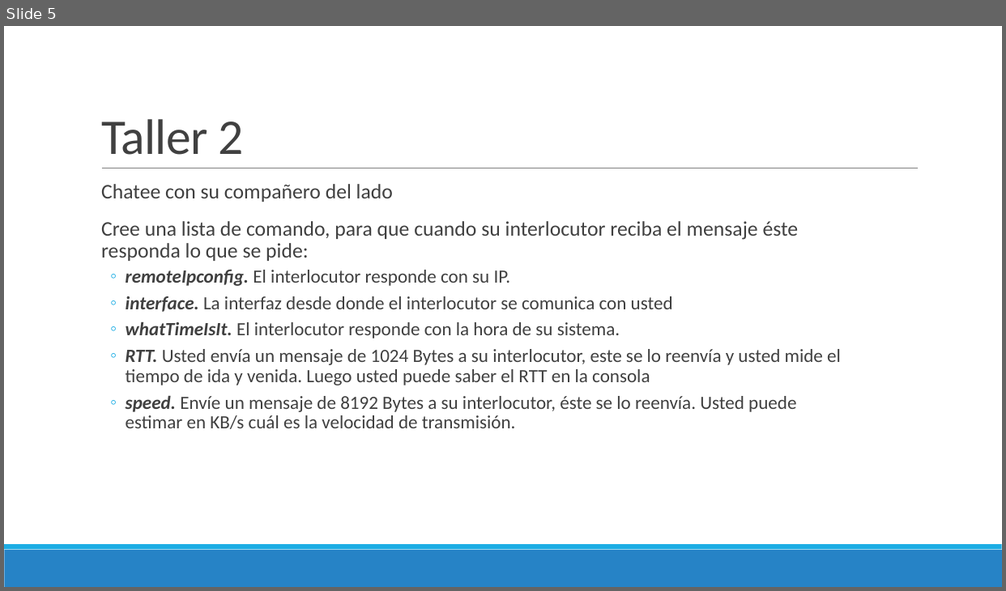
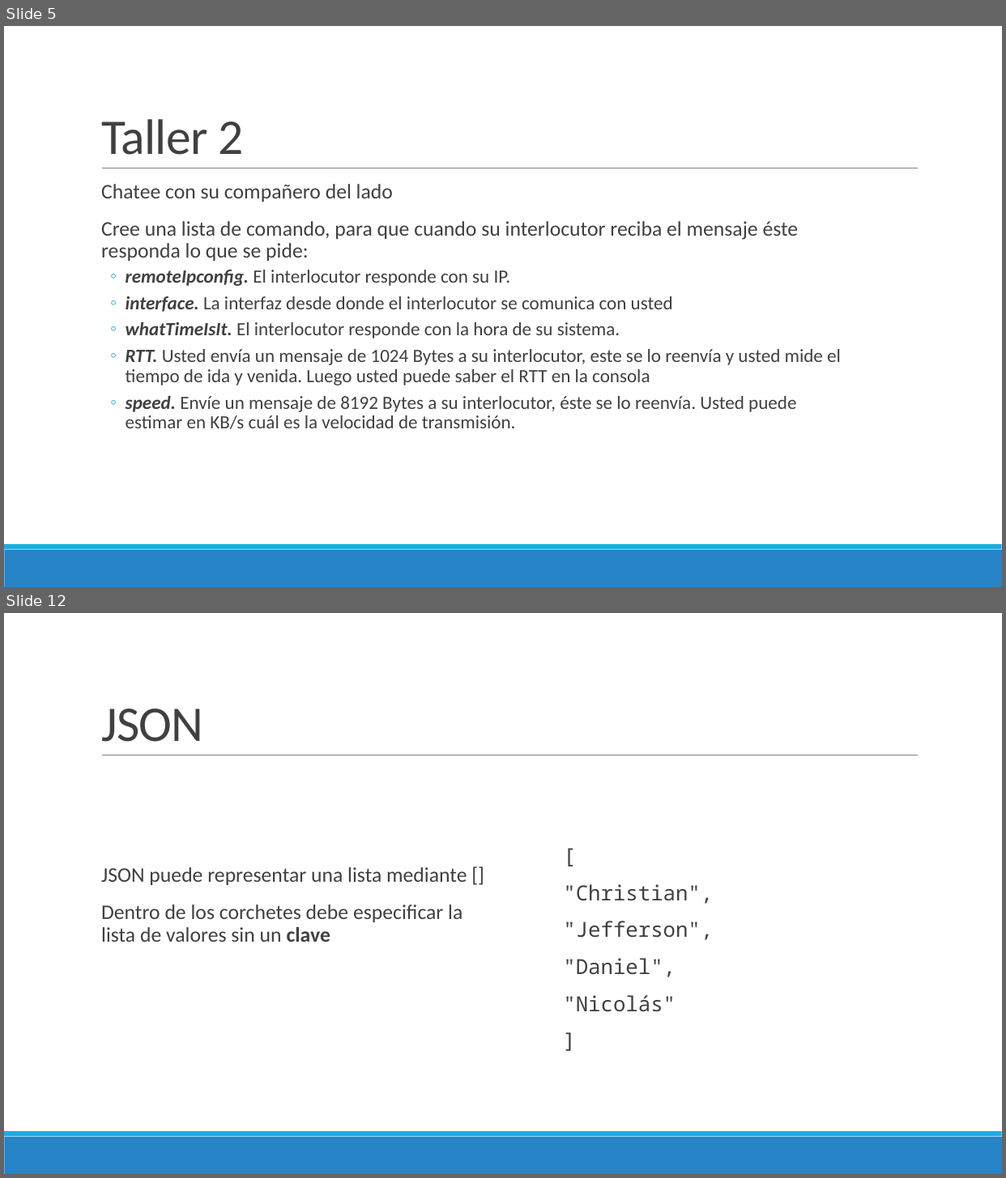
Before and after one commit to Domiciano/ProgramacionEnRed191, a slide deck: Semana 4/Presentación.pptx. Shown one above the other, each under a label of ours: slide 5 before the commit, slides 5 and 12 after it; the slides between them are not shown. The pictures are 1006x591 and 1006x1178 pixels, drawn with LibreOffice and Linux fonts; fonts in the diff are those of the drawing. Boxes give left, top, right and bottom in pixels: in the first picture for what was removed or moved away, otherwise in the second. Text is boxed around its words. In the diff, an @@ line names an element or a change of style, - is before the commit and + after.

```diff
--- a/Semana 4/Presentación.pptx
+++ b/Semana 4/Presentación.pptx
@@ slide 12 added at bbox=[4, 613, 1002, 1174], background #FFFFFF; not listed: 3 template elements that a slide beside it also shows @@
@@ title added at bbox=[101, 709, 204, 742], 48 pt, text #404040 @@
+JSON
@@ text added at bbox=[101, 867, 467, 942], 20 pt, text #404040 @@
+  JSON puede representar una lista mediante []
+  Dentro de los corchetes debe especificar la lista de valores sin un clave
@@ text added at bbox=[563, 884, 713, 1012], 20 pt, text #404040 @@
+  [
+  "Christian",
+  "Jefferson",
+  "Daniel",
+  "Nicolás"
+  ]
```
Also in this commit, not shown: 10 other slides added, 2 other files.
